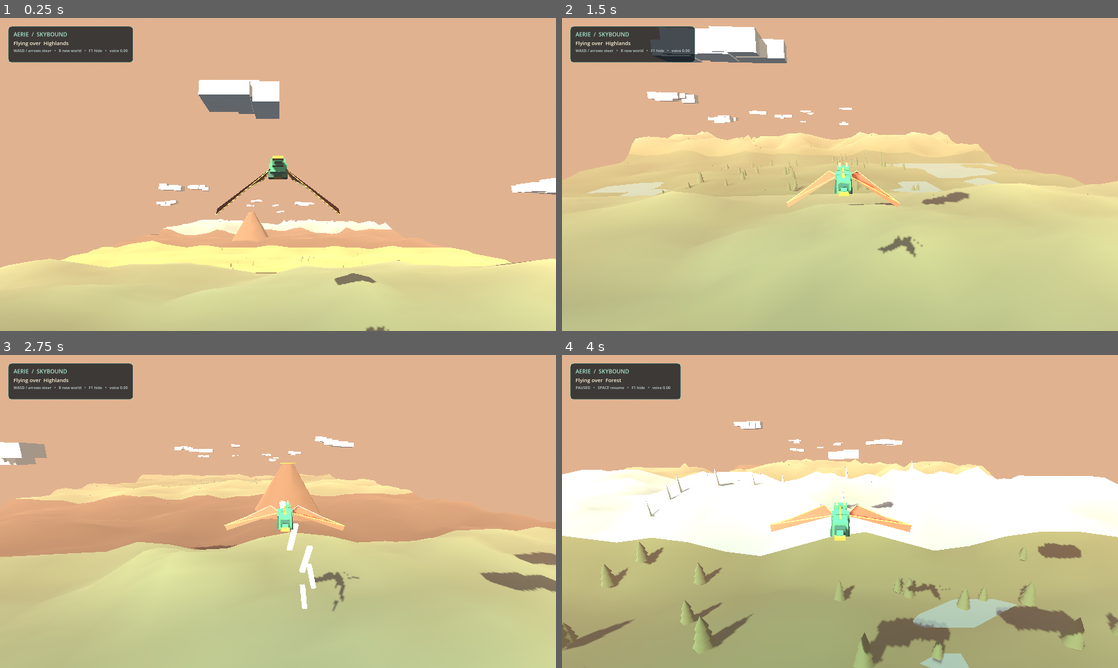
Above: before the commit, frames 1-4 (two rows, left to right).
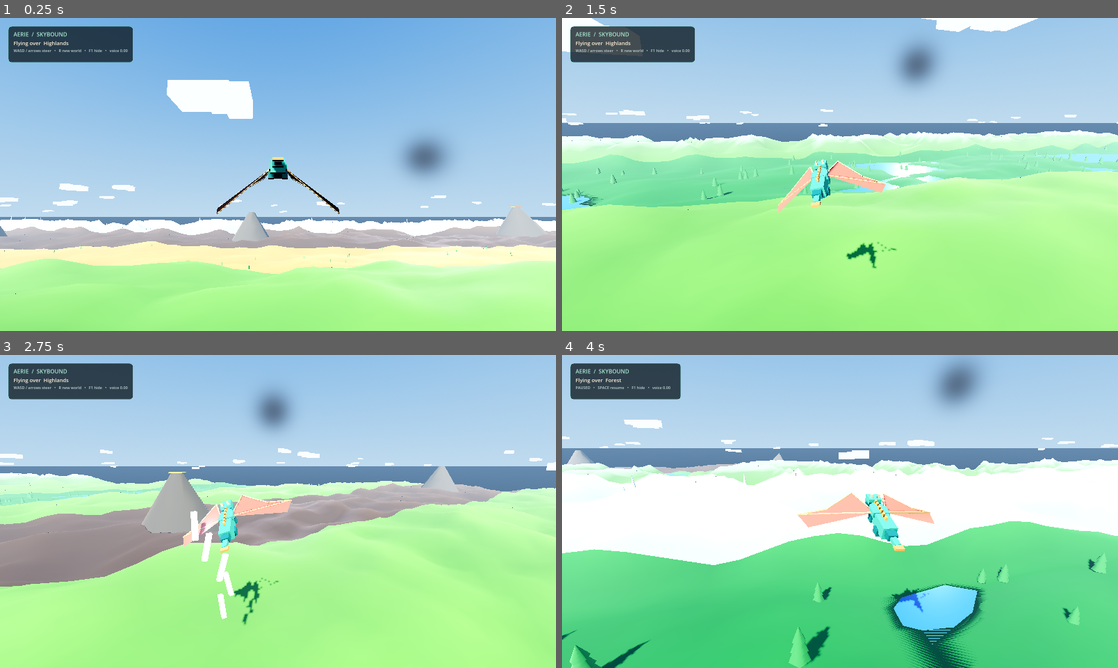
Above: after the commit, the same moments.

Repository: amurru/aerie
Game: Godot game, scene res://scenes/main.tscn
The game is run twice, just before and just after one commit, with the same random seed, the same clock (stepped at 60 frames per second) and the same inputs.
Inputs (mouse positions are in pixels of both pictures, inside the frame that each line leads up to):
- Up to frame 1 (0.25 s): no input
- Up to frame 2 (1.5 s): tap Enter at 0.5 s; move the mouse to (962, 158) at 0.52 s; hold D (move_right) 0.53-1.25 s; tap R at 0.6 s; click (962, 158) at 0.67 s; tap Space at 0.77, 1.07 s; drag from (728, 190) to (812, 237) at 1.27 s
- Up to frame 3 (2.75 s): move the mouse to (333, 442) at 2.02 s; hold D (move_right) from 2.03 s (still down); tap L at 2.1 s; tap R at 2.3 s
- Up to frame 4 (4 s): release D (move_right) at 2.75 s; drag from (812, 574) to (673, 464) at 2.77 s; move the mouse to (1006, 558) at 3.52 s; hold A (move_left) from 3.53 s (still down); tap M at 3.6 s; tap Space at 3.77 s; tap R at 3.8 s

The runs differ from the first frame. In frame 1, 97% of the frame differs, in the area x 0-100%, y 0-100%; in frame 2, 98%; in frame 3, 97%; in frame 4, 81%.

Commit message:
Vivid open-corridor world, readable turning, fixed shading
- 2D chunk grid follows dragon in x and z, props offset per column
- Dragon yaw/bank/pitch response, camera lags sideways for parallax
- Saturation 1.3 / contrast lift, deeper biome + water blues
- Unshaded clouds with no shadow casting (fixes black slabs)
- Camera-side fill light, softer key, cooler horizon haze
- Opaque water, deeper desert gold with stronger dune relief

Diff:
--- a/scripts/dragon.gd
+++ b/scripts/dragon.gd
@@ -23,14 +23,16 @@
 	energy_boost = maxf(0.0, energy_boost - delta * 0.8)
 	var horizontal: float = Input.get_axis("move_left", "move_right")
 	var vertical: float = Input.get_axis("move_down", "move_up")
-	lateral_drift = move_toward(lateral_drift, horizontal * 23.0 + steering.x * 23.0, 34.0 * delta)
-	altitude = clampf(altitude + (vertical + steering.y) * 18.0 * delta, 28.0, 92.0)
+	var climb_input: float = vertical + steering.y
+	lateral_drift = move_toward(lateral_drift, horizontal * 30.0 + steering.x * 30.0, 50.0 * delta)
+	altitude = clampf(altitude + climb_input * 18.0 * delta, 28.0, 92.0)
 	var desired_y: float = altitude + sin(flight_time * 0.72) * 2.2
 	position.x += lateral_drift * delta
 	position.z -= (flight_speed + energy_boost * 10.0) * delta
 	position.y = lerpf(position.y, desired_y, 1.0 - exp(-2.0 * delta))
-	rotation.y = lerp_angle(rotation.y, clampf(-lateral_drift * 0.012, -0.34, 0.34), 1.0 - exp(-2.6 * delta))
-	rotation.x = sin(flight_time * 0.72) * 0.035
+	rotation.y = lerp_angle(rotation.y, clampf(-lateral_drift * 0.022, -0.55, 0.55), 1.0 - exp(-4.0 * delta))
+	rotation.z = lerpf(rotation.z, clampf(lateral_drift * 0.018, -0.45, 0.45), 1.0 - exp(-4.0 * delta))
+	rotation.x = lerpf(rotation.x, clampf(-climb_input * 0.12, -0.3, 0.3), 1.0 - exp(-3.0 * delta)) + sin(flight_time * 0.72) * 0.02
 	var flap: float = sin(flight_time * 6.2) * 0.58 + 0.08
 	left_wing.rotation.z = flap
 	right_wing.rotation.z = -flap
--- a/scripts/fx_manager.gd
+++ b/scripts/fx_manager.gd
@@ -9,7 +9,7 @@
 var dragon: Node3D
 var world: Node3D
 var sun: DirectionalLight3D
-var base_sun_energy: float = 0.92
+var base_sun_energy: float = 0.85
 
 var _flash: float = 0.0
 var _entries: Array[Dictionary] = []
--- a/scripts/wallpaper.gd
+++ b/scripts/wallpaper.gd
@@ -47,14 +47,26 @@
 
 
 func _process(delta: float) -> void:
-	world.update_follow(dragon.global_position.z)
-	var target: Vector3 = dragon.global_position + Vector3(0.0, 7.6, 19.0)
+	world.update_follow(dragon.global_position)
+	# Camera lags sideways on purpose: full follow would cancel out the visual
+	# of steering and make turns invisible. Partial follow keeps parallax.
+	var target := Vector3(
+		dragon.global_position.x * 0.72,
+		dragon.global_position.y + 7.6,
+		dragon.global_position.z + 19.0
+	)
 	chase_camera.global_position = chase_camera.global_position.lerp(target, 1.0 - exp(-2.7 * delta))
-	chase_camera.look_at(dragon.global_position + Vector3(0.0, 0.1, -3.8), Vector3.UP)
+	chase_camera.look_at(dragon.global_position + Vector3(lateral_lead() * 0.35, 0.1, -3.8), Vector3.UP)
 	hud_timer -= delta
 	if hud_timer <= 0.0:
 		_update_hud()
 		hud_timer = 0.35
+
+
+func lateral_lead() -> float:
+	if dragon != null and "lateral_drift" in dragon:
+		return float(dragon.get("lateral_drift"))
+	return 0.0
 
 
 func _setup_input() -> void:
@@ -101,32 +113,48 @@
 	environment.background_mode = Environment.BG_SKY
 	var sky := Sky.new()
 	var sky_material := ProceduralSkyMaterial.new()
-	sky_material.sky_top_color = Color("416b91")
-	sky_material.sky_horizon_color = Color("e3a16e")
-	sky_material.sky_curve = 0.8
-	sky_material.ground_bottom_color = Color("293c45")
-	sky_material.ground_horizon_color = Color("d79b6a")
-	sky_material.ground_curve = 0.04
+	sky_material.sky_top_color = Color("2f6cb0")
+	sky_material.sky_horizon_color = Color("a9c6de")
+	sky_material.sky_curve = 0.55
+	sky_material.sky_energy_multiplier = 0.9
+	sky_material.ground_bottom_color = Color("2f3d44")
+	sky_material.ground_horizon_color = Color("7d9cbd")
+	sky_material.ground_curve = 0.18
+	sky_material.ground_energy_multiplier = 0.6
 	sky_material.sun_angle_max = 18.0
 	sky.sky_material = sky_material
 	environment.sky = sky
 	environment.ambient_light_source = Environment.AMBIENT_SOURCE_SKY
-	environment.ambient_light_energy = 0.48
-	environment.tonemap_mode = Environment.TONE_MAPPER_FILMIC
+	environment.ambient_light_energy = 0.38
+	environment.tonemap_mode = Environment.TONE_MAPPER_ACES
+	environment.tonemap_exposure = 0.9
+	environment.adjustment_enabled = true
+	environment.adjustment_saturation = 1.3
+	environment.adjustment_contrast = 1.06
 	environment.fog_enabled = true
-	environment.fog_light_color = Color("c68f70")
-	environment.fog_density = 0.0015
+	environment.fog_light_color = Color("a9c4de")
+	environment.fog_density = 0.00045
+	environment.fog_sky_affect = 0.15
 	world_environment.environment = environment
 	add_child(world_environment)
 	var sun := DirectionalLight3D.new()
 	sun.name = "Late_summer_sun"
-	sun.rotation_degrees = Vector3(-34.0, -32.0, 0.0)
-	sun.light_color = Color("ffe0b2")
-	sun.light_energy = 0.92
+	sun.rotation_degrees = Vector3(-38.0, -32.0, 0.0)
+	sun.light_color = Color("fff2df")
+	sun.light_energy = 0.85
 	sun.shadow_enabled = true
 	sun.directional_shadow_max_distance = 240.0
 	add_child(sun)
 	sun_light = sun
+	# Fill from the camera side: backlit faces (dragon tail, downhill slopes)
+	# otherwise go near-black under a single key light. No shadows, subtle.
+	var fill := DirectionalLight3D.new()
+	fill.name = "Camera_fill"
+	fill.rotation_degrees = Vector3(-12.0, 148.0, 0.0)
+	fill.light_color = Color("cfe0ff")
+	fill.light_energy = 0.3
+	fill.shadow_enabled = false
+	add_child(fill)
 
 
 func _setup_camera() -> void:
@@ -181,7 +209,7 @@
 func _update_hud() -> void:
 	if biome_label == null or dragon == null:
 		return
-	biome_label.text = "Flying over  %s" % world.biome_name_at(dragon.global_position.z)
+	biome_label.text = "Flying over  %s" % world.biome_name_at(dragon.global_position)
 	status_label.text = "WASD / arrows steer   •   R new world   •   F1 hide"
 	var window := get_window()
 	var extra := ""
@@ -208,7 +236,7 @@
 				window.mode = Window.MODE_WINDOWED if window.mode == Window.MODE_FULLSCREEN else Window.MODE_FULLSCREEN
 				get_viewport().set_input_as_handled()
 			KEY_R:
-				world.regenerate_at(dragon.global_position.z)
+				world.regenerate_at(dragon.global_position)
 				_update_hud()
 				get_viewport().set_input_as_handled()
 			KEY_SPACE:
--- a/scripts/world_generator.gd
+++ b/scripts/world_generator.gd
@@ -1,10 +1,12 @@
 extends Node3D
 
 const CHUNK_LENGTH: float = 180.0
-const GRID_X: int = 30
-const GRID_Z: int = 20
+const WORLD_WIDTH: float = 520.0
+const GRID_X: int = 44
+const GRID_Z: int = 28
 const KEEP_BEHIND: int = 2
 const KEEP_AHEAD: int = 7
+const SIDE_COLUMNS: int = 1
 const BIOMES: Array[String] = ["Steppe", "Mountains", "Glacier", "Volcano", "Forest", "Desert", "Lake country", "Highlands"]
 
 var world_seed: int = 82731
@@ -18,7 +20,7 @@
 	randomize()
 	world_seed = randi_range(1, 2000000000)
 	_configure_noise()
-	update_follow(0.0)
+	update_follow(Vector3.ZERO)
 
 
 func _configure_noise() -> void:
@@ -42,30 +44,36 @@
 	ridge_noise.noise_type = FastNoiseLite.TYPE_SIMPLEX
 
 
-func update_follow(dragon_z: float) -> void:
-	var current_index: int = int(floor(-dragon_z / CHUNK_LENGTH))
-	for index in range(current_index - KEEP_BEHIND, current_index + KEEP_AHEAD + 1):
-		if not chunks.has(index):
-			_spawn_chunk(index)
-	for index in chunks.keys():
-		if index < current_index - KEEP_BEHIND or index > current_index + KEEP_AHEAD:
-			var old_chunk: Node3D = chunks[index]
-			chunks.erase(index)
+func update_follow(dragon_pos: Vector3) -> void:
+	var current_row: int = int(floor(-dragon_pos.z / CHUNK_LENGTH))
+	var current_col: int = int(floor((dragon_pos.x + WORLD_WIDTH * 0.5) / WORLD_WIDTH))
+	for row in range(current_row - KEEP_BEHIND, current_row + KEEP_AHEAD + 1):
+		for col in range(current_col - SIDE_COLUMNS, current_col + SIDE_COLUMNS + 1):
+			var key := Vector2i(col, row)
+			if not chunks.has(key):
+				_spawn_chunk(row, col)
+	for key in chunks.keys():
+		var row: int = key.y
+		var col: int = key.x
+		if row < current_row - KEEP_BEHIND or row > current_row + KEEP_AHEAD \
+				or col < current_col - SIDE_COLUMNS or col > current_col + SIDE_COLUMNS:
+			var old_chunk: Node3D = chunks[key]
+			chunks.erase(key)
 			old_chunk.queue_free()
 
 
-func regenerate_at(dragon_z: float) -> void:
+func regenerate_at(dragon_pos: Vector3) -> void:
 	for old_chunk in chunks.values():
 		old_chunk.queue_free()
 	chunks.clear()
 	world_seed = randi_range(1, 2000000000)
 	_configure_noise()
-	update_follow(dragon_z)
-
-
-func biome_name_at(dragon_z: float) -> String:
-	var index: int = int(floor(-dragon_z / CHUNK_LENGTH))
-	return BIOMES[_biome_index(index)]
+	update_follow(dragon_pos)
+
+
+func biome_name_at(dragon_pos: Vector3) -> String:
+	var row: int = int(floor(-dragon_pos.z / CHUNK_LENGTH))
+	return BIOMES[_biome_index(row)]
 
 
 func get_ground_height(x: float, world_z: float) -> float:
@@ -86,26 +94,26 @@
 	return result
 
 
-func _spawn_chunk(index: int) -> void:
+func _spawn_chunk(row: int, col: int) -> void:
 	var chunk := Node3D.new()
-	chunk.name = "Biome_%02d_%s" % [index, BIOMES[_biome_index(index)].replace(" ", "_")]
-	chunk.position = Vector3(0.0, 0.0, -float(index) * CHUNK_LENGTH)
+	chunk.name = "Biome_r%02d_c%02d_%s" % [row, col, BIOMES[_biome_index(row)].replace(" ", "_")]
+	chunk.position = Vector3(float(col) * WORLD_WIDTH, 0.0, -float(row) * CHUNK_LENGTH)
 	add_child(chunk)
-	chunks[index] = chunk
-	var biome_index: int = _biome_index(index)
+	chunks[Vector2i(col, row)] = chunk
+	var biome_index: int = _biome_index(row)
 	var biome: String = BIOMES[biome_index]
-	_add_terrain(chunk, index, biome_index)
+	_add_terrain(chunk, row, col, biome_index)
 	if biome == "Forest":
-		_add_forest(chunk, index)
+		_add_forest(chunk, row, col)
 	elif biome == "Desert":
-		_add_cacti(chunk, index)
+		_add_cacti(chunk, row, col)
 	elif biome == "Glacier":
-		_add_ice_spires(chunk, index)
+		_add_ice_spires(chunk, row, col)
 	elif biome == "Volcano":
-		_add_volcano(chunk, index)
+		_add_volcano(chunk, row, col)
 	if biome == "Lake country" or biome == "Steppe" or biome == "Forest":
-		_add_water(chunk, index, biome)
-	_add_clouds(chunk, index)
+		_add_water(chunk, biome)
+	_add_clouds(chunk, row, col)
 
 
 func _height_for_biome(x: float, world_z: float, biome_index: int) -> float:
@@ -122,7 +130,7 @@
 		"Forest":
 			return 13.0 + broad * 14.0 + detail * 3.0
 		"Desert":
-			return 7.0 + abs(broad) * 7.5 + detail * 2.0 + sin(world_z * 0.024 + x * 0.012) * 2.5
+			return 7.0 + abs(broad) * 8.5 + detail * 3.0 + sin(world_z * 0.024 + x * 0.012) * 3.5
 		"Lake country":
 			return 9.0 + broad * 5.0 + detail * 1.3
 		"Highlands":
@@ -145,63 +153,73 @@
 		var following: int = _biome_index(index + 1)
 		var weight: float = 0.5 * smoothstep(1.0 - transition, 1.0, along)
 		height = lerpf(height, _height_for_biome(x, world_z, following), weight)
-	return snappedf(height, 2.5)
+	return snappedf(height, 1.0)
 
 
 func _ground_color(biome_index: int, height: float, detail: float) -> Color:
 	var low: Color
 	var high: Color
+	var snow_line: float = 1000.0
 	match BIOMES[biome_index]:
 		"Mountains":
-			low = Color("536f53")
-			high = Color("d6d4c6") if height > 57.0 else Color("829180")
+			low = Color("4f8a35")
+			snow_line = 42.0
+			high = Color("f4f6f3") if height > snow_line else Color("7d9078")
 		"Glacier":
-			low = Color("709ca8")
-			high = Color("eef7f6") if height > 45.0 else Color("a8d5dc")
+			low = Color("bcdcec")
+			high = Color("ffffff") if height > 32.0 else Color("aed6e8")
 		"Volcano":
-			low = Color("403b36")
-			high = Color("79634b")
+			low = Color("4a3428")
+			high = Color("8a5f3d")
 		"Forest":
-			low = Color("41624b")
-			high = Color("829264")
+			low = Color("1f6b2e")
+			high = Color("46b34a")
 		"Desert":
-			low = Color("bd925a")
-			high = Color("e4c17b")
+			low = Color("c98f3d")
+			high = Color("e8b04b")
 		"Lake country":
-			low = Color("54896f")
-			high = Color("9bb47b")
+			low = Color("2f8a3d")
+			high = Color("6fbf5a")
 		"Highlands":
-			low = Color("58765f")
-			high = Color("9d9c83") if height > 40.0 else Color("87966f")
+			low = Color("4f8a2f")
+			high = Color("e8ece6") if height > 44.0 else Color("84ac54")
 		_:
-			low = Color("668347")
-			high = Color("a6a76a")
-	var blend: float = clampf((height - 25.0) / 45.0, 0.0, 0.72)
+			# Steppe: vivid green meadow.
+			low = Color("46a02e")
+			high = Color("8fd14f")
+	var blend: float = clampf((height - 20.0) / 60.0, 0.0, 0.85)
 	var color: Color = low.lerp(high, blend)
-	return color * (0.94 + detail * 0.08)
-
-
-func _add_terrain(parent: Node3D, index: int, biome_index: int) -> void:
+	return color * (1.0 + detail * 0.045)
+
+
+func _add_terrain(parent: Node3D, row: int, col: int, biome_index: int) -> void:
 	var surface := SurfaceTool.new()
 	surface.begin(Mesh.PRIMITIVE_TRIANGLES)
 	var material := StandardMaterial3D.new()
 	material.vertex_color_use_as_albedo = true
-	material.roughness = 1.0
+	# Ice reflects more sun; rock/grass stays matte but not fully flat.
+	if BIOMES[biome_index] == "Glacier":
+		material.roughness = 0.38
+		material.metallic = 0.05
+	else:
+		material.roughness = 0.85
 	material.cull_mode = BaseMaterial3D.CULL_DISABLED
 	surface.set_material(material)
-	var width: float = 520.0
+	var width: float = WORLD_WIDTH
 	for iz in range(GRID_Z):
 		for ix in range(GRID_X):
 			var x0: float = -width * 0.5 + width * float(ix) / GRID_X
 			var x1: float = -width * 0.5 + width * float(ix + 1) / GRID_X
 			var z0: float = -CHUNK_LENGTH * float(iz) / GRID_Z
 			var z1: float = -CHUNK_LENGTH * float(iz + 1) / GRID_Z
-			var p00 := Vector3(x0, _height(x0, -float(index) * CHUNK_LENGTH + z0, index), z0)
-			var p10 := Vector3(x1, _height(x1, -float(index) * CHUNK_LENGTH + z0, index), z0)
-			var p11 := Vector3(x1, _height(x1, -float(index) * CHUNK_LENGTH + z1, index), z1)
-			var p01 := Vector3(x0, _height(x0, -float(index) * CHUNK_LENGTH + z1, index), z1)
-			_add_colored_triangle(surface, p00, p10, p11, index, biome_index)
-			_add_colored_triangle(surface, p00, p11, p01, index, biome_index)
+			var base_z: float = -float(row) * CHUNK_LENGTH
+			var base_x: float = float(col) * WORLD_WIDTH
+			var p00 := Vector3(x0, _height(base_x + x0, base_z + z0, row), z0)
+			var p10 := Vector3(x1, _height(base_x + x1, base_z + z0, row), z0)
+			var p11 := Vector3(x1, _height(base_x + x1, base_z + z1, row), z1)
+			var p01 := Vector3(x0, _height(base_x + x0, base_z + z1, row), z1)
+			_add_colored_triangle(surface, p00, p10, p11, row, col)
+			_add_colored_triangle(surface, p00, p11, p01, row, col)
 	surface.generate_normals()
 	var mesh_instance := MeshInstance3D.new()
 	mesh_instance.name = "Faceted_terrain"
@@ -209,25 +227,28 @@
 	parent.add_child(mesh_instance)
 
 
-func _add_colored_triangle(surface: SurfaceTool, a: Vector3, b: Vector3, c: Vector3, index: int, biome_index: int) -> void:
+func _add_colored_triangle(surface: SurfaceTool, a: Vector3, b: Vector3, c: Vector3, row: int, col: int) -> void:
+	var biome_index: int = _biome_index(row)
+	var base_x: float = float(col) * WORLD_WIDTH
+	var base_z: float = -float(row) * CHUNK_LENGTH
 	for point in [a, b, c]:
-		var detail: float = detail_noise.get_noise_2d(point.x, -float(index) * CHUNK_LENGTH + point.z)
+		var detail: float = detail_noise.get_noise_2d(base_x + point.x, base_z + point.z)
 		surface.set_color(_ground_color(biome_index, point.y, detail))
 		surface.add_vertex(point)
 
 
-func _add_water(parent: Node3D, index: int, biome: String) -> void:
+func _add_water(parent: Node3D, biome: String) -> void:
 	var water := MeshInstance3D.new()
 	water.name = "Still_water"
 	var plane := PlaneMesh.new()
-	plane.size = Vector2(510.0, CHUNK_LENGTH)
+	plane.size = Vector2(WORLD_WIDTH - 10.0, CHUNK_LENGTH)
 	water.mesh = plane
 	water.position = Vector3(0.0, 11.0, -CHUNK_LENGTH * 0.5)
 	var water_material := StandardMaterial3D.new()
-	water_material.albedo_color = Color("397e9a", 0.78) if biome == "Lake country" else Color("4c8294", 0.68)
-	water_material.transparency = BaseMaterial3D.TRANSPARENCY_ALPHA
-	water_material.roughness = 0.24
-	water_material.metallic = 0.04
+	# Opaque: transparency blended the pale terrain underneath into cyan.
+	water_material.albedo_color = Color("1470d4") if biome == "Lake country" else Color("1c74c4")
+	water_material.roughness = 0.3
+	water_material.metallic = 0.0
 	water.material_override = water_material
 	parent.add_child(water)
 
@@ -247,9 +268,9 @@
 	parent.add_child(instance)
 
 
-func _add_forest(parent: Node3D, index: int) -> void:
+func _add_forest(parent: Node3D, row: int, col: int) -> void:
 	var rng := RandomNumberGenerator.new()
-	rng.seed = abs(world_seed + index * 8191) + 2
+	rng.seed = abs(world_seed + row * 8191 + col * 131) + 2
 	var trunks: Array[Transform3D] = []
 	var crowns: Array[Transform3D] = []
 	var trunk_mesh := CylinderMesh.new()
@@ -263,13 +284,13 @@
 	crown_mesh.bottom_radius = 2.35
 	crown_mesh.height = 5.3
 	crown_mesh.radial_segments = 5
-	crown_mesh.material = _solid_material(Color("355e48"))
+	crown_mesh.material = _solid_material(Color("2f7a3d"))
 	for tree in range(50):
-		var x: float = rng.randf_range(-115.0, 115.0)
+		var x: float = rng.randf_range(-WORLD_WIDTH * 0.5 + 12.0, WORLD_WIDTH * 0.5 - 12.0)
 		if absf(x) < 16.0:
 			x += signf(x) * 20.0 if absf(x) > 0.1 else 25.0
 		var z: float = -rng.randf_range(8.0, CHUNK_LENGTH - 8.0)
-		var ground: float = _height(x, -float(index) * CHUNK_LENGTH + z, index)
+		var ground: float = _height(float(col) * WORLD_WIDTH + x, -float(row) * CHUNK_LENGTH + z, row)
 		var scale: float = rng.randf_range(0.72, 1.32)
 		var base := Vector3(x, ground, z)
 		trunks.append(Transform3D(Basis().scaled(Vector3(scale, scale, scale)), base + Vector3(0.0, 1.9 * scale, 0.0)))
@@ -280,53 +301,53 @@
 	_new_multimesh(crown_mesh, crowns, parent, "Faceted_pine_canopies")
 
 
-func _add_cacti(parent: Node3D, index: int) -> void:
+func _add_cacti(parent: Node3D, row: int, col: int) -> void:
 	var rng := RandomNumberGenerator.new()
-	rng.seed = abs(world_seed + index * 6151) + 3
+	rng.seed = abs(world_seed + row * 6151 + col * 137) + 3
 	var cactus_mesh := CylinderMesh.new()
 	cactus_mesh.top_radius = 0.35
 	cactus_mesh.bottom_radius = 0.52
 	cactus_mesh.height = 3.1
 	cactus_mesh.radial_segments = 5
-	cactus_mesh.material = _solid_material(Color("557343"))
+	cactus_mesh.material = _solid_material(Color("4a8f3f"))
 	var transforms: Array[Transform3D] = []
 	for plant in range(18):
-		var x: float = rng.randf_range(-110.0, 110.0)
+		var x: float = rng.randf_range(-WORLD_WIDTH * 0.5 + 12.0, WORLD_WIDTH * 0.5 - 12.0)
 		if absf(x) < 18.0:
 			x += 27.0 if x >= 0.0 else -27.0
 		var z: float = -rng.randf_range(10.0, CHUNK_LENGTH - 10.0)
-		var ground: float = _height(x, -float(index) * CHUNK_LENGTH + z, index)
+		var ground: float = _height(float(col) * WORLD_WIDTH + x, -float(row) * CHUNK_LENGTH + z, row)
 		var s: float = rng.randf_range(0.75, 1.35)
 		transforms.append(Transform3D(Basis().scaled(Vector3(s, s, s)), Vector3(x, ground + 1.55 * s, z)))
 	_new_multimesh(cactus_mesh, transforms, parent, "Desert_succulents")
 
 
-func _add_ice_spires(parent: Node3D, index: int) -> void:
+func _add_ice_spires(parent: Node3D, row: int, col: int) -> void:
 	var rng := RandomNumberGenerator.new()
-	rng.seed = abs(world_seed + index * 3323) + 4
+	rng.seed = abs(world_seed + row * 3323 + col * 139) + 4
 	var ice_mesh := CylinderMesh.new()
 	ice_mesh.top_radius = 0.0
 	ice_mesh.bottom_radius = 1.25
 	ice_mesh.height = 8.0
 	ice_mesh.radial_segments = 5
-	ice_mesh.material = _solid_material(Color("a9dfe5"))
+	ice_mesh.material = _solid_material(Color("e8f7fa"))
 	var transforms: Array[Transform3D] = []
 	for shard in range(16):
-		var x: float = rng.randf_range(-105.0, 105.0)
+		var x: float = rng.randf_range(-WORLD_WIDTH * 0.5 + 15.0, WORLD_WIDTH * 0.5 - 15.0)
 		if absf(x) < 22.0:
 			x += 30.0 if x >= 0.0 else -30.0
 		var z: float = -rng.randf_range(12.0, CHUNK_LENGTH - 12.0)
-		var ground: float = _height(x, -float(index) * CHUNK_LENGTH + z, index)
+		var ground: float = _height(float(col) * WORLD_WIDTH + x, -float(row) * CHUNK_LENGTH + z, row)
 		var scale: float = rng.randf_range(0.65, 1.65)
 		transforms.append(Transform3D(Basis().rotated(Vector3.UP, rng.randf_range(0.0, TAU)).scaled(Vector3(scale, scale, scale)), Vector3(x, ground + 3.8 * scale, z)))
 	_new_multimesh(ice_mesh, transforms, parent, "Ice_spires")
 
 
-func _add_volcano(parent: Node3D, index: int) -> void:
-	var x: float = -52.0 if (index % 2 == 0) else 55.0
+func _add_volcano(parent: Node3D, row: int, col: int) -> void:
+	var x: float = -52.0 if (row % 2 == 0) else 55.0
 	var local_z: float = -CHUNK_LENGTH * 0.55
-	var world_z: float = -float(index) * CHUNK_LENGTH + local_z
-	var ground: float = _height(x, world_z, index)
+	var world_z: float = -float(row) * CHUNK_LENGTH + local_z
+	var ground: float = _height(float(col) * WORLD_WIDTH + x, world_z, row)
 	var cone := MeshInstance3D.new()
 	cone.name = "Seven_sided_volcanic_cone"
 	var cone_mesh := CylinderMesh.new()
@@ -356,13 +377,16 @@
 	parent.add_child(crater)
 
 
-func _add_clouds(parent: Node3D, index: int) -> void:
+func _add_clouds(parent: Node3D, row: int, col: int) -> void:
 	var rng := RandomNumberGenerator.new()
-	rng.seed = abs(world_seed + index * 4421) + 5
-	var material := _solid_material(Color("d7e3e6", 0.76))
+	rng.seed = abs(world_seed + row * 4421 + col * 149) + 5
+	# Unshaded: sun never hits cloud bottoms, so lit shading renders them
+	# near-black (see the dark slabs). Flat bright reads as stylized cloud.
+	var material := _solid_material(Color("eef4f6", 0.9))
+	material.shading_mode = BaseMaterial3D.SHADING_MODE_UNSHADED
 	for cloud in range(3):
 		var cloud_root := Node3D.new()
-		cloud_root.position = Vector3(rng.randf_range(-120.0, 120.0), rng.randf_range(67.0, 94.0), -rng.randf_range(16.0, CHUNK_LENGTH - 16.0))
+		cloud_root.position = Vector3(rng.randf_range(-WORLD_WIDTH * 0.45, WORLD_WIDTH * 0.45), rng.randf_range(67.0, 94.0), -rng.randf_range(16.0, CHUNK_LENGTH - 16.0))
 		parent.add_child(cloud_root)
 		var puffs: int = rng.randi_range(3, 5)
 		for puff in range(puffs):
@@ -371,6 +395,8 @@
 			box.size = Vector3(rng.randf_range(5.0, 11.0), rng.randf_range(2.5, 4.6), rng.randf_range(4.0, 9.0))
 			box.material = material
 			block.mesh = box
+			# Rectangular shadows from puff-boxes read as glitches; skip them.
+			block.cast_shadow = GeometryInstance3D.SHADOW_CASTING_SETTING_OFF
 			block.position = Vector3(float(puff - puffs / 2) * 4.0, rng.randf_range(-0.8, 1.2), rng.randf_range(-1.5, 1.5))
 			cloud_root.add_child(block)
 
